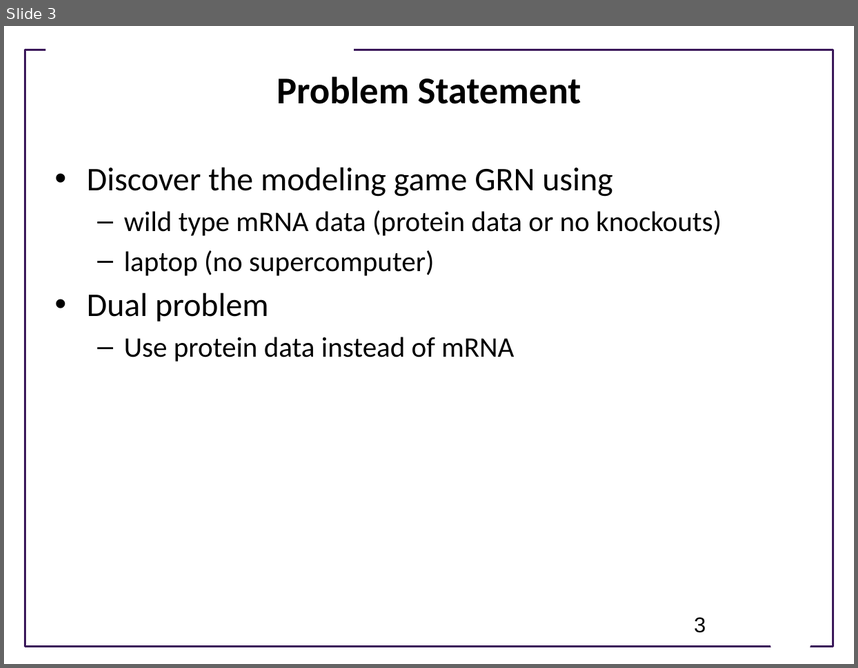
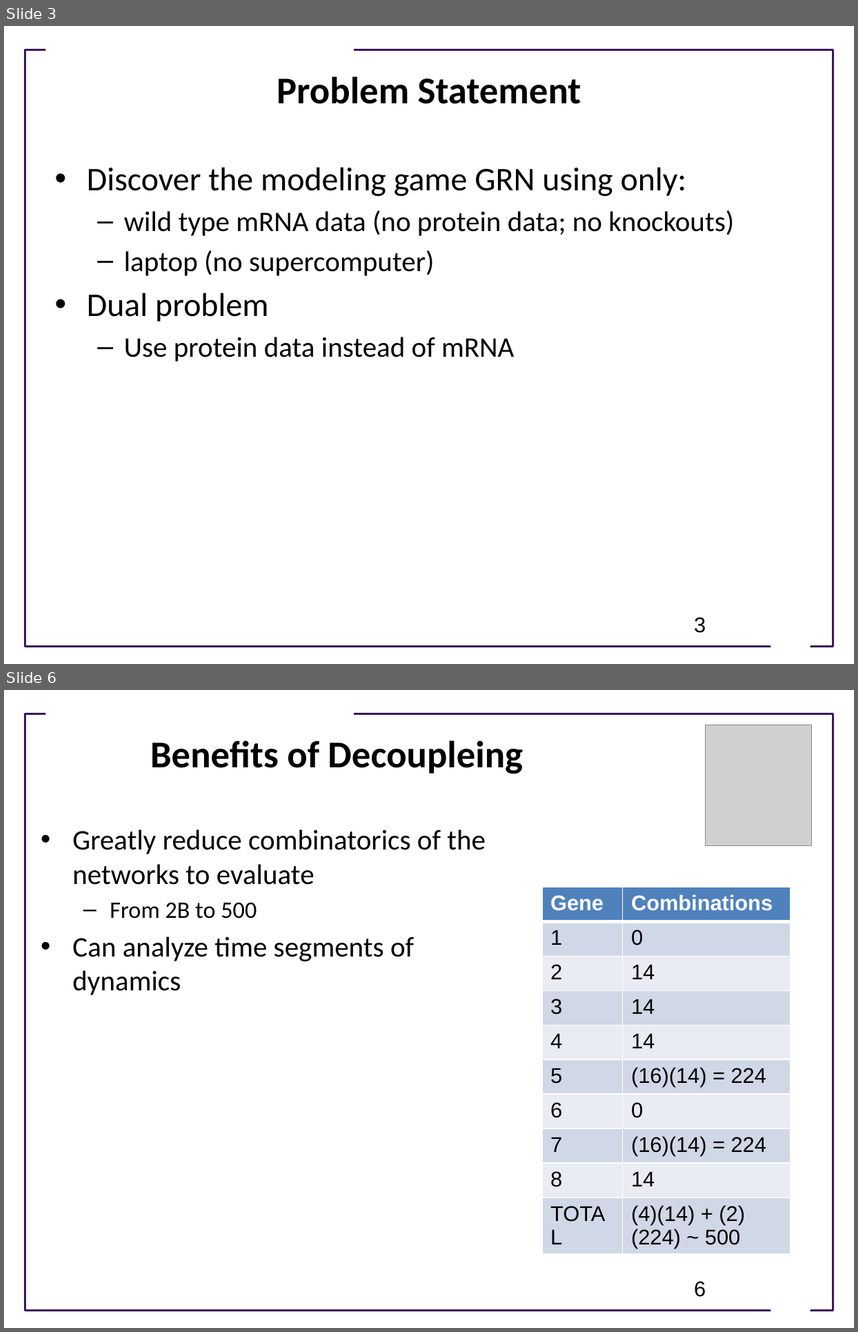
Before and after one commit to ModelEngineering/advancing-biomedical-models, a slide deck: ModelingGame/Summary of Approach to Modeling Game.pptx. Shown one above the other, each under a label of ours: slide 3 before the commit, slides 3 and 6 after it; the slides between them are not shown. The pictures are 858x668 and 858x1332 pixels, drawn with LibreOffice and Linux fonts; fonts in the diff are those of the drawing; grey boxes stand for pictures; background and template pictures are left out. Boxes give left, top, right and bottom in pixels: in the first picture for what was removed or moved away, otherwise in the second. Text is boxed around its words. In the diff, an @@ line names an element or a change of style, - is before the commit and + after.

```diff
--- a/ModelingGame/Summary of Approach to Modeling Game.pptx
+++ b/ModelingGame/Summary of Approach to Modeling Game.pptx
@@ slide 6 added at bbox=[4, 690, 854, 1328], background #FFFFFF; not listed: 3 template elements that a slide beside it also shows @@
@@ picture added at bbox=[705, 725, 811, 845] @@
@@ title added at bbox=[150, 740, 523, 774], 32 pt, text #000000, bold @@
+Benefits of Decoupleing
@@ text added at bbox=[72, 829, 486, 995], 24 pt, text #000000 @@
+• Greatly reduce combinatorics of the networks to evaluate
+  – From 2B to 500
+• Can analyze time segments of dynamics
@@ table added at bbox=[542, 887, 791, 1257], 10 rows, 2 columns @@
+Gene | Combinations
+1 | 0
+2 | 14
+3 | 14
+4 | 14
+5 | (16)(14) = 224
+6 | 0
+7 | (16)(14) = 224
+8 | 14
+TOTAL | (4)(14) + (2)(224) ~ 500
@@ page number added at bbox=[694, 1281, 706, 1297], 18 pt, text #000000 @@
+6
@@ slide 3 changed as well @@
@@ text at bbox=[87, 167, 734, 236]: text changed @@
-• Discover the modeling game GRN using
-  – wild type mRNA data (protein data or no knockouts)
+• Discover the modeling game GRN using only:
+  – wild type mRNA data (no protein data; no knockouts)
```
Also in this commit, not shown: 4 other slides changed, 5 other slides added, 3 slides removed.
